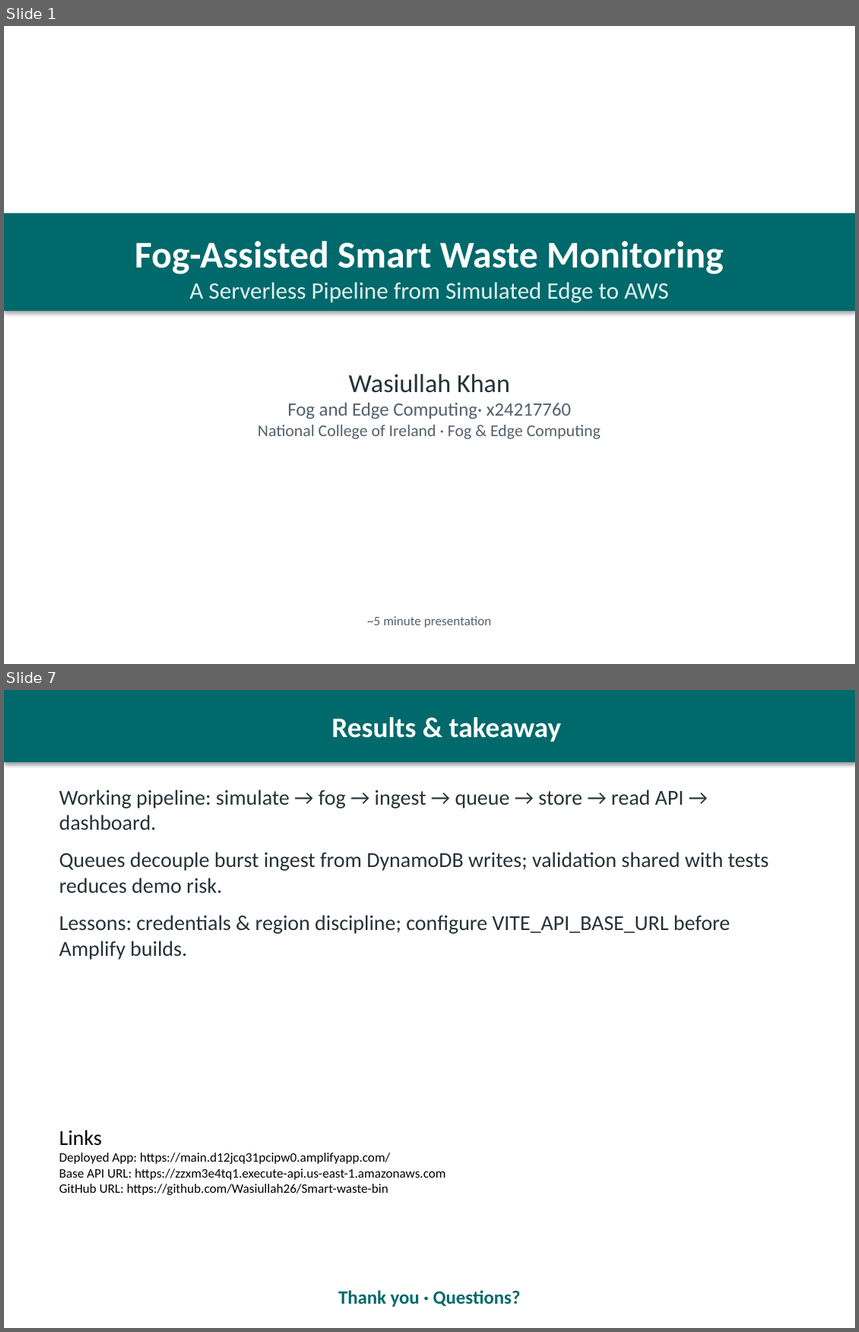
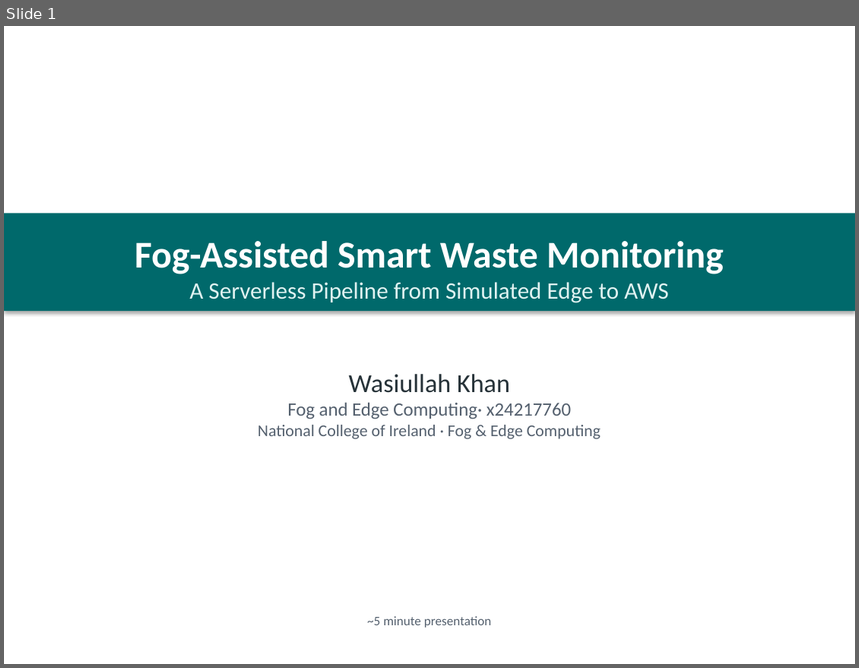
Before and after one commit to Wasiullah26/Smart-waste-bin, a slide deck: docs/FogEdge_5min_Presentation.pptx. Shown one above the other, each under a label of ours: slides 1 and 7 before the commit, slide 1 after it; the slides between them are not shown. The pictures are 859x1332 and 859x668 pixels, drawn with LibreOffice and Linux fonts; fonts in the diff are those of the drawing. Boxes give left, top, right and bottom in pixels: in the first picture for what was removed or moved away, otherwise in the second. Text is boxed around its words. In the diff, an @@ line names an element or a change of style, - is before the commit and + after.

```diff
--- a/docs/FogEdge_5min_Presentation.pptx
+++ b/docs/FogEdge_5min_Presentation.pptx
@@ slide 7 removed at bbox=[4, 690, 855, 1328], background #FFFFFF @@
@@ rectangle removed at bbox=[4, 690, 855, 762] @@
-Results & takeaway
@@ text removed at bbox=[59, 790, 769, 960] @@
-Working pipeline: simulate → fog → ingest → queue → store → read API → dashboard.
-Queues decouple burst ingest from DynamoDB writes; validation shared with tests reduces demo risk.
-Lessons: credentials & region discipline; configure VITE_API_BASE_URL before Amplify builds.
@@ text removed at bbox=[59, 1130, 446, 1195] @@
-Links
-Deployed App: https://main.d12jcq31pcipw0.amplifyapp.com/
-Base API URL: https://zzxm3e4tq1.execute-api.us-east-1.amazonaws.com
-GitHub URL: https://github.com/Wasiullah26/Smart-waste-bin
@@ text removed at bbox=[338, 1290, 521, 1307] @@
-Thank you · Questions?
```
Also in this commit, not shown: 4 slides changed, 1 slide added, 1 other slide removed, 1 other file.
